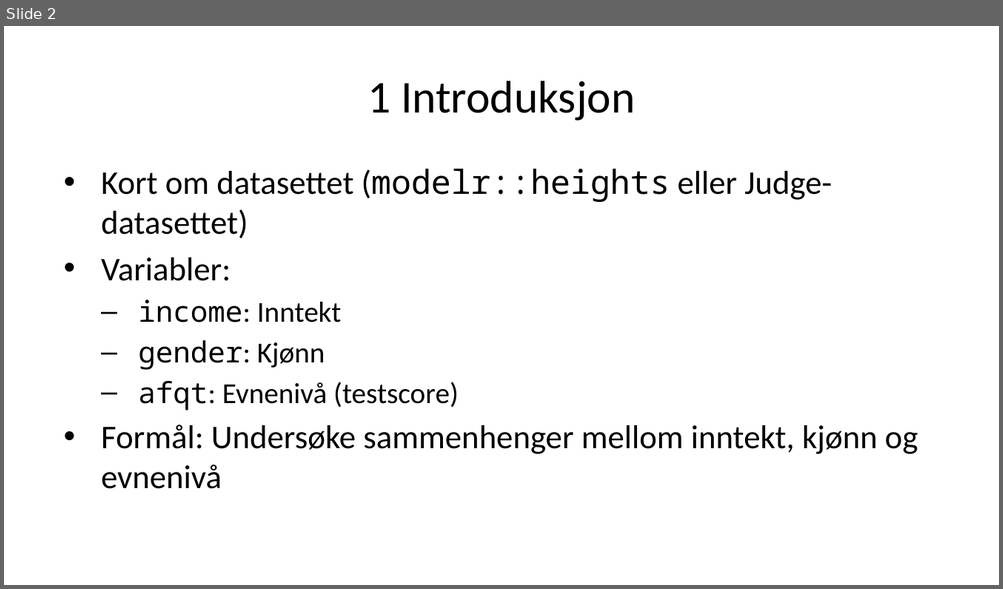
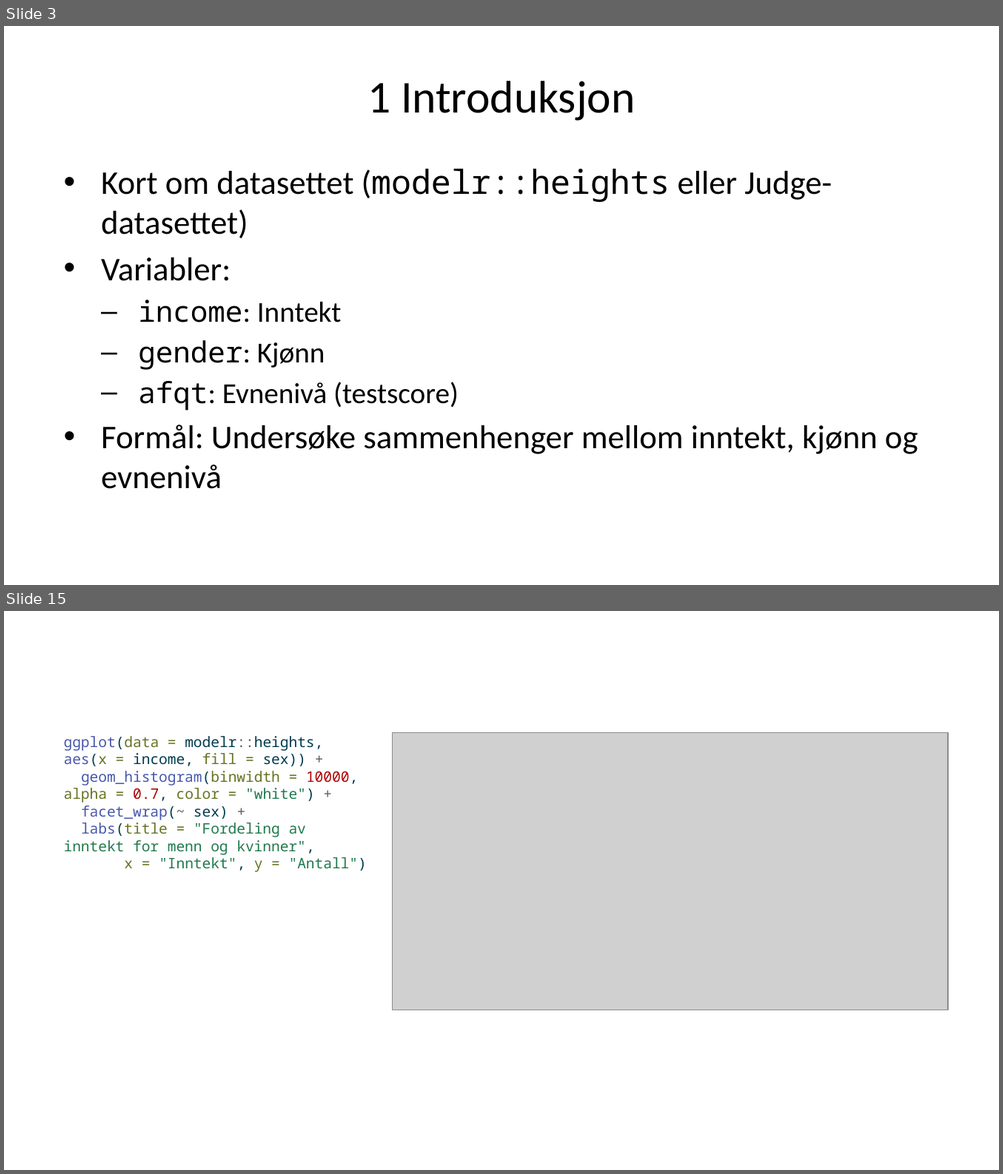
Before and after one commit to H-Vika/MSB105-Assign-2, a slide deck: MSB105 assign 2 presentasjon.pptx. Shown one above the other, each under a label of ours: slide 2 before the commit, slides 3 and 15 after it; the slides between them are not shown. The pictures are 1003x589 and 1003x1174 pixels, drawn with LibreOffice and Linux fonts; fonts in the diff are those of the drawing; grey boxes stand for pictures. Boxes give left, top, right and bottom in pixels: in the first picture for what was removed or moved away, otherwise in the second. Text is boxed around its words. In the diff, an @@ line names an element or a change of style, - is before the commit and + after.

Commit message:
lagt til flerer tabeller som omhandler kjønn og inntekt.

```diff
--- a/MSB105 assign 2 presentasjon.pptx
+++ b/MSB105 assign 2 presentasjon.pptx
@@ slide 15 added at <box>4,611,999,1170</box>, background #FFFFFF @@
@@ text added at <box>64,736,367,872</box>, 10.5 pt, text #20794D @@
+ggplot(data = modelr::heights, aes(x = income, fill = sex)) +
+geom_histogram(binwidth = 10000, alpha = 0.7, color = "white") +
+facet_wrap(~ sex) +
+labs(title = "Fordeling av inntekt for menn og kvinner",
+x = "Inntekt", y = "Antall")
@@ picture added at <box>392,732,947,1010</box> @@
@@ what was slide 2 is now slide 3 @@
```
Also in this commit, not shown: 3 slides changed, 18 other slides added, 2 slides removed, 3 other files.
